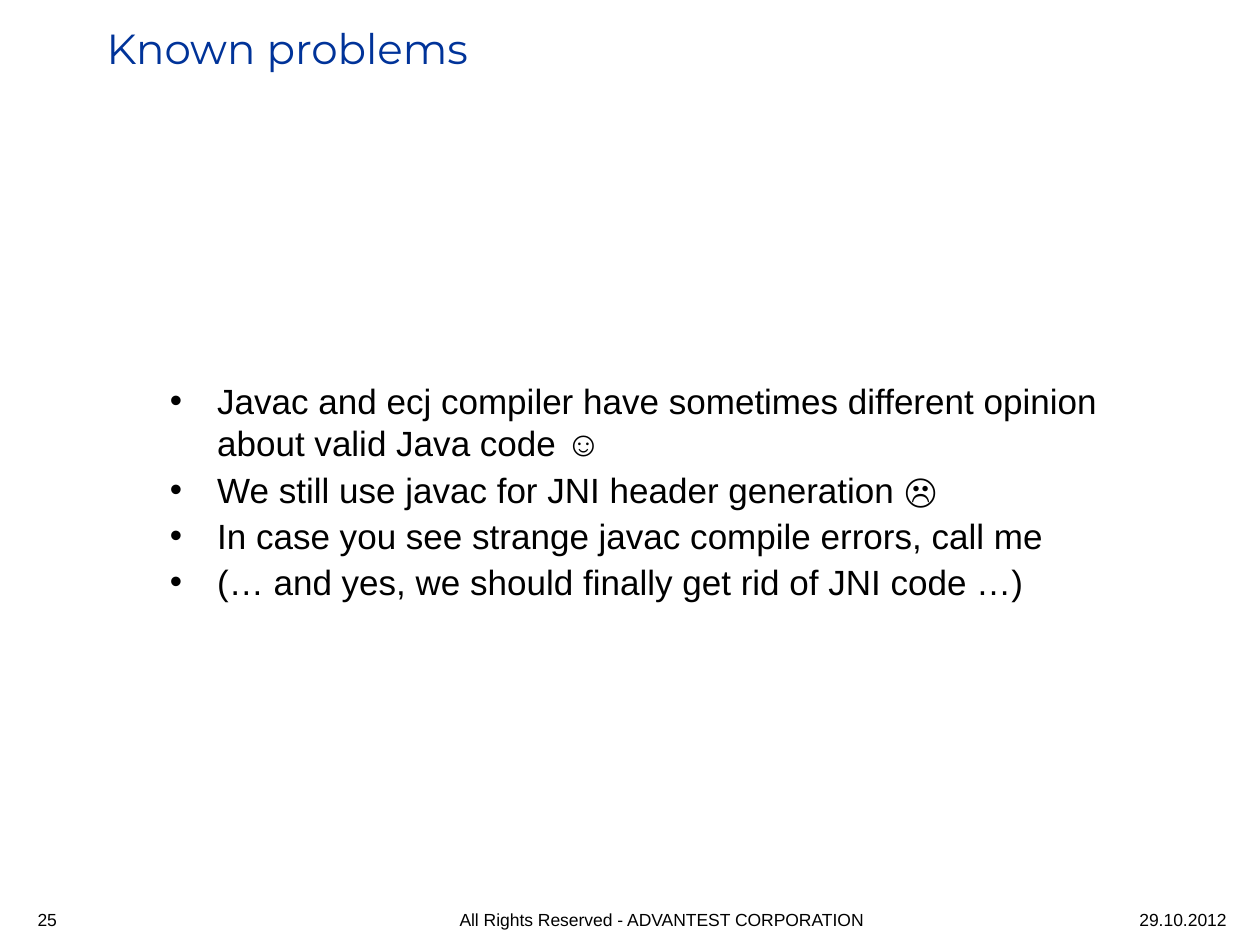
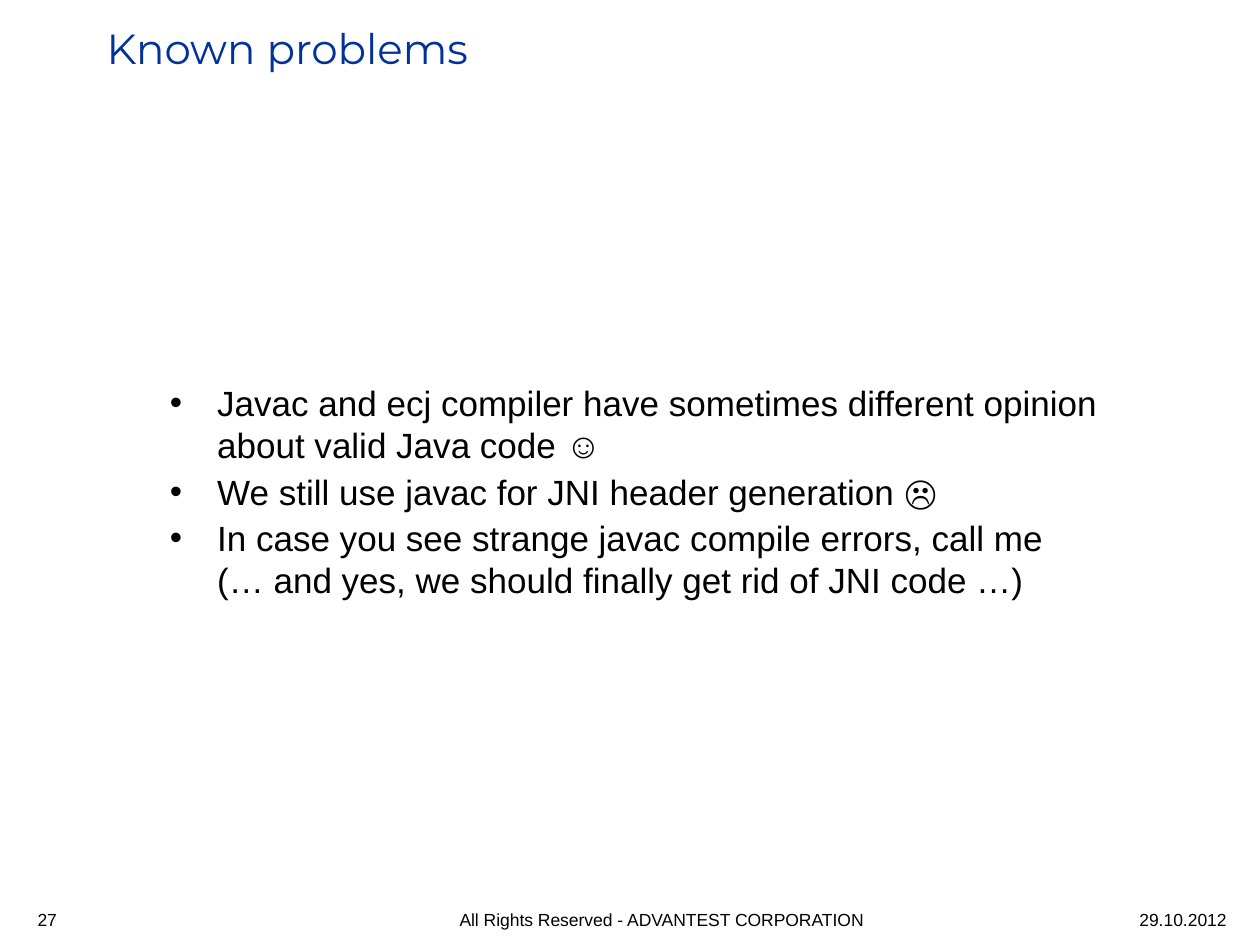
Before and after one commit to iloveeclipse/java7examples, a slide deck: slide 27 of doc/Java7_highlights.ppt (slide 25 before the commit). Drawn at 1260x945 pixels with LibreOffice and Linux fonts; fonts in the diff are those of the drawing; background and template pictures are left out. Boxes give left, top, right and bottom in pixels: in the first picture for what was removed or moved away, otherwise in the second. Text is boxed around its words. In the diff, an @@ line names an element or a change of style, - is before the commit and + after.

```diff
--- a/doc/Java7_highlights.ppt
+++ b/doc/Java7_highlights.ppt
@@ text at [217,525,1043,600]: text changed @@
-• In case you see strange javac compile errors, call me
-• (… and yes, we should finally get rid of JNI code …)
+• In case you see strange javac compile errors, call me
+  (… and yes, we should finally get rid of JNI code …)
@@ page number at [38,913,57,926]: text changed @@
-25
+27
```
Also in this commit, not shown: 5 other slides changed, 2 slides added.
